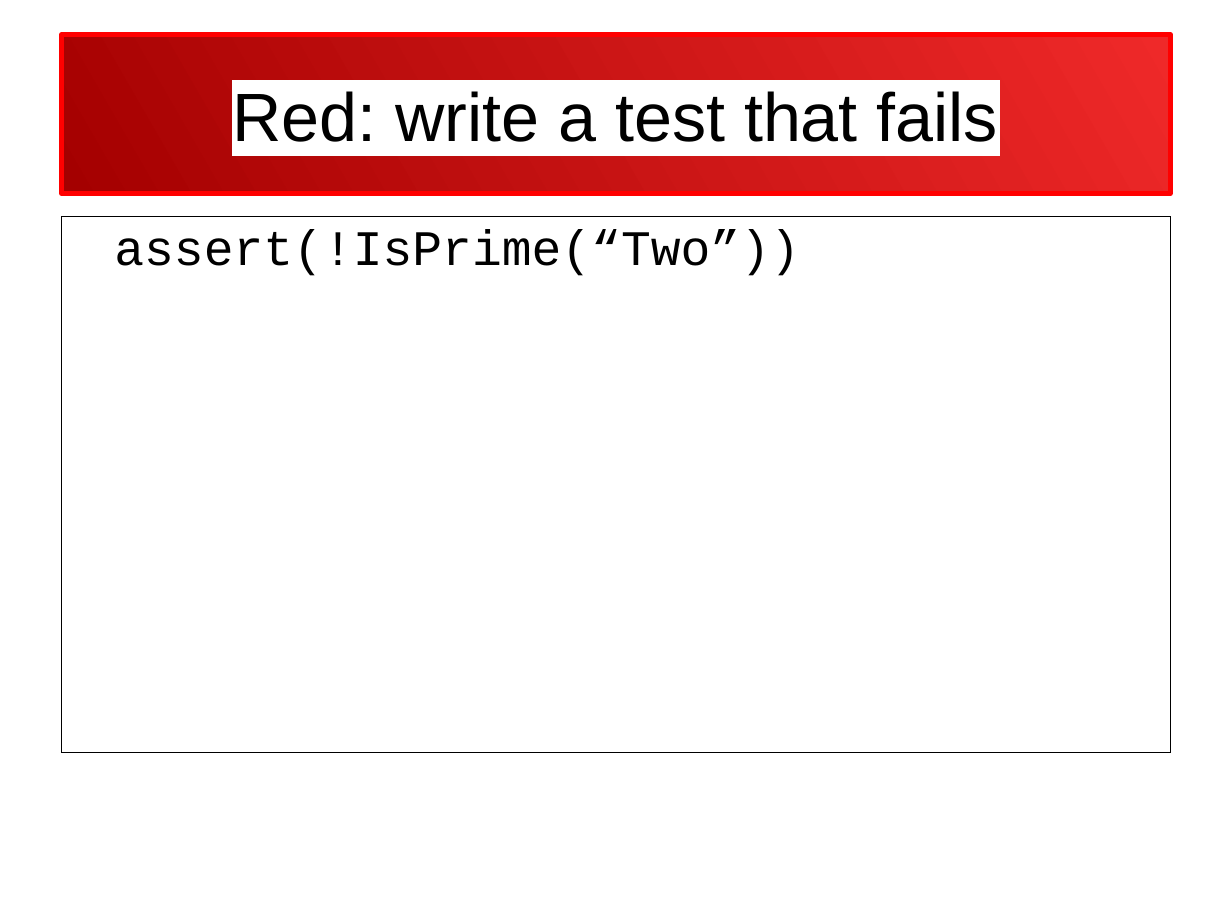
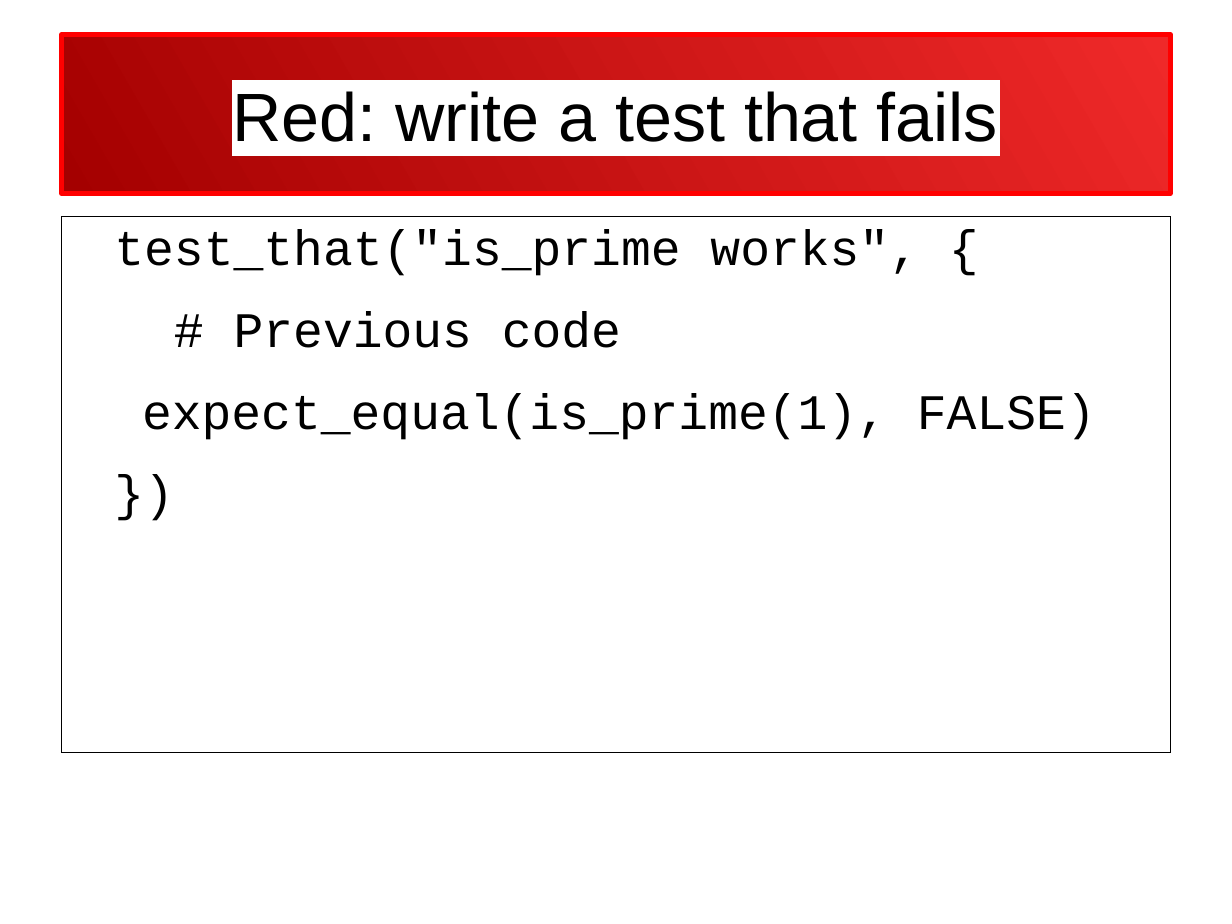
Before and after one commit to richelbilderbeek/PresentationsAboutR, a slide deck: slide 13 of TestDrivenDevelopment/TestDrivenDevelopment.odp (slide 14 before the commit). Drawn at 1232x924 pixels with LibreOffice and Linux fonts; fonts in the diff are those of the drawing. Boxes give left, top, right and bottom in pixels: in the first picture for what was removed or moved away, otherwise in the second. Text is boxed around its words. In the diff, an @@ line names an element or a change of style, - is before the commit and + after.

```diff
--- a/TestDrivenDevelopment/TestDrivenDevelopment.odp
+++ b/TestDrivenDevelopment/TestDrivenDevelopment.odp
@@ text at <box>114,230,1096,440</box>: text changed @@
-assert(!IsPrime(“Two”))
+test_that("is_prime works", {
+# Previous code
+expect_equal(is_prime(1), FALSE)
+})
```
Also in this commit, not shown: 16 other slides changed, 11 slides added, 3 slides removed, 3 other files.
